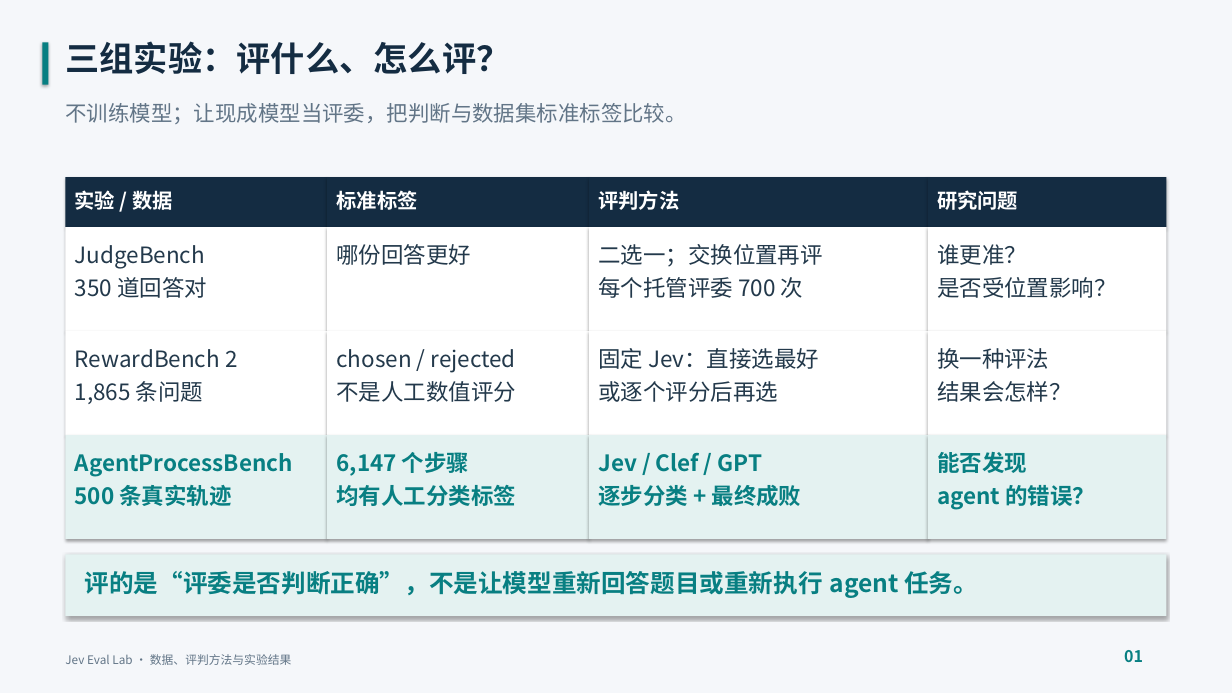
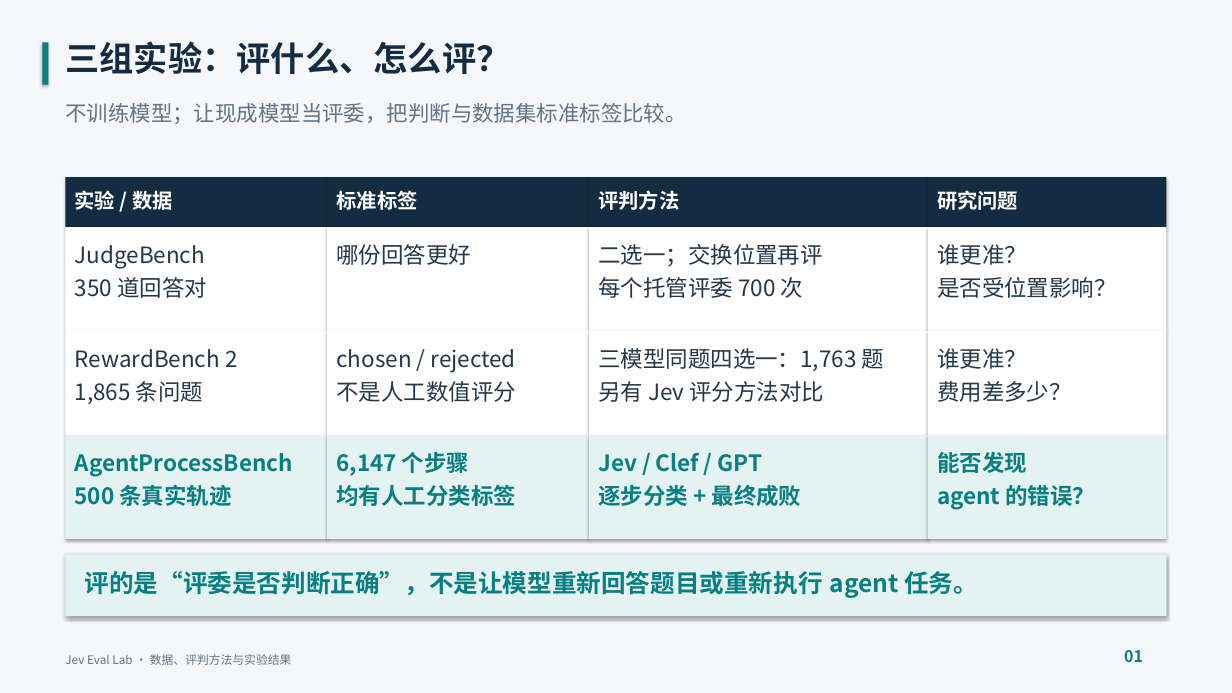
Before and after one commit to soraaa013-ops/jev-eval-lab, a slide deck: slide 1 of report/jev-eval-lab-four-pages.pptx. Drawn at 1232x693 pixels with LibreOffice and Linux fonts; fonts in the diff are those of the drawing. Boxes give left, top, right and bottom in pixels: in the first picture for what was removed or moved away, otherwise in the second. Text is boxed around its words. In the diff, an @@ line names an element or a change of style, - is before the commit and + after.

```diff
--- a/report/jev-eval-lab-four-pages.pptx
+++ b/report/jev-eval-lab-four-pages.pptx
@@ text at (598,348,884,402): text changed @@
-固定 Jev：直接选最好
-或逐个评分后再选
+三模型同题四选一：1,763 题
+另有 Jev 评分方法对比
@@ text at (937,348,1072,402): text changed @@
-换一种评法
-结果会怎样？
+谁更准？
+费用差多少？
```
Also in this commit, not shown: 1 other slide changed, 1 slide added, 1 slide removed, 12 other files.
